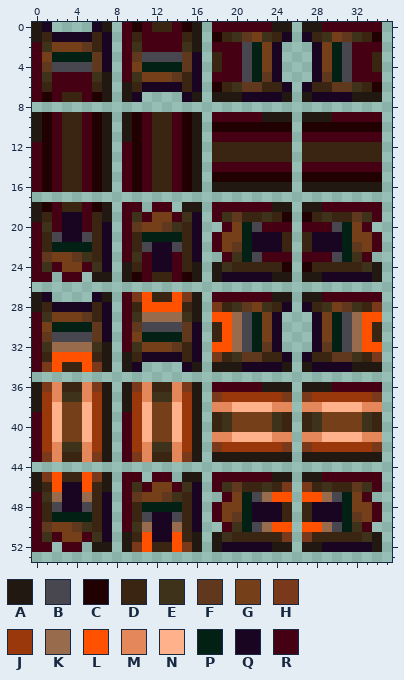
Pixel-art sprite -- Tiles/Ashen/Transistor.png. The picture above is the old version.
The file is 72x108 pixels, drawn in blocks of 2x2; one block is one cell here. The old version is drawn lined up with the new one.
Palette (. is transparent): A #211811  B #48464f  C #210002  D #3a2412  E #3f321a  F #60381e  G #753f1a  H #7a391a  J #9a380b  K #976b4b  L #ff5100  M #e4885c  N #ffb18c  P #032015  Q #190421  R #460013
Pixels before, first column x 0:
 0 AQ....QA.RCRDDRCA.RRRRRRAA.AARRRRRR
 1 ADQQQQDQ.RDRRRRDA.CDEFGEDQ.QDEGFEDC
 2 REGGGFDQ.RERRRREA.RRRBPGQ...QGPBRRR
 3 RGPPPPFQ.RFBBBBFQ.DRRBPGQ...QGPBRRD
 4 RFBBBBFQ.RGPPPPFQ.DRRBPGQ...QGPBRRD
 5 RERRRREA.REGGGFDQ.RRRBPFQ...QFPBRRR
 6 RDRRRRDA.ADQQQQDQ.CDEFFDDQ.QDDFFEDC
 7 RCRDDRCA.AQ....QA.AAAQQQQA.AQQQQAAA
 8 ...................................
 9 ACRDDRCA.ACRDDRCA.RRRRRAAA.AAARRRRR
10 ACRDDRCA.ACRDDRCA.CCCCCCCC.CCCCCCCC
11 ACRDDRCA.ACRDDRCA.RRRRRRRR.RRRRRRRR
12 RCRDDRCA.RCRDDRCA.DDDDDDDD.DDDDDDDD
13 RCRDDRCA.RCRDDRCA.DDDDDDDD.DDDDDDDD
14 RCRDDRCA.RCRDDRCA.RRRRRRRR.RRRRRRRR
15 RCRDDRCA.RCRDDRCA.CCCCCCCC.CCCCCCCC
16 RCRDDRCA.RCRDDRCA.AAAAAAAA.AAAAAAAA
17 ...................................
18 ACRDDRCA.RR.RR.AA.RRRRRRAA.AARRRRRR
19 ADRQQRDA.RERGGREQ.REFDDEDC.CDEDDFER
20 RERQQRDQ.RFGGFEDQ..RGPBRRR.RRRBPGR.
21 RDBQQBDQ.RDPPPPDQ.RGGPQQQD.DQQQPGGR
22 RDPPPPDQ.RDBQQBDQ.RGFPQQQD.DQQQPFGR
23 RFGGFEDQ.RERQQRDQ..REPBRRR.RRRBPER.
24 RERGGREQ.ADRQQRDA.AEDDDDDC.CDDDDDEA
25 RR.RR.AA.ACRDDRCA.AQQQQQAA.AAQQQQQA
26 ...................................
27 AQ....QA.RHLDDLHA.RRRRRRAA.AARRRRRR
28 ADQQQQDQ.RDLLLLDA.HDEFGEDQ.QDEGFEDH
29 REGGGFDQ.REKKKKEA.LLKBPGQ...QGPBKLL
30 RGPPPPFQ.RFBBBBFQ.DLKBPGQ...QGPBKLD
31 RFBBBBFQ.RGPPPPFQ.DLKBPGQ...QGPBKLD
32 REKKKKEA.REGGGFDQ.LLKBPFQ...QFPBKLL
33 RDLLLLDA.ADQQQQDQ.HDEFFDDQ.QDDFFEDH
34 RHLDDLHA.AQ....QA.AAAQQQQA.AQQQQAAA
35 ...................................
36 AHMDDMHA.AHMDDMHA.RRRRRAAA.AAARRRRR
37 AJMEEMJA.AJMEEMJA.HJJJJJJH.HJJJJJJH
38 AJNGGNJA.AJNGGNJA.MMNNNNMM.MMNNNNMM
39 RJNGGNJA.RJNGGNJA.DEGGGGED.DEGGGGED
40 RJNGGNJA.RJNGGNJA.DEGGGGED.DEGGGGED
41 RJNGGNJA.RJNGGNJA.MMNNNNMM.MMNNNNMM
42 RJMEEMJA.RJMEEMJA.HJJJJJJH.HJJJJJJH
43 RHMDDMHA.RHMDDMHA.AAAAAAAA.AAAAAAAA
44 ...................................
45 AHLDDLHA.RR.RR.AA.RRRRRRAA.AARRRRRR
46 ADLQQLDA.RERGGREQ.REFDDEDH.HDEDDFER
47 REKQQKDQ.RFGGFEDQ..RGPBKLL.LLKBPGR.
48 RDBQQBDQ.RDPPPPDQ.RGGPQQQD.DQQQPGGR
49 RDPPPPDQ.RDBQQBDQ.RGFPQQQD.DQQQPFGR
50 RFGGFEDQ.REKQQKDQ..REPBKLL.LLKBPER.
51 RERGGREQ.ADLQQLDA.AEDDDDDH.HDDDDDEA
52 RR.RR.AA.AHLDDLHA.AQQQQQAA.AAQQQQQA
After:
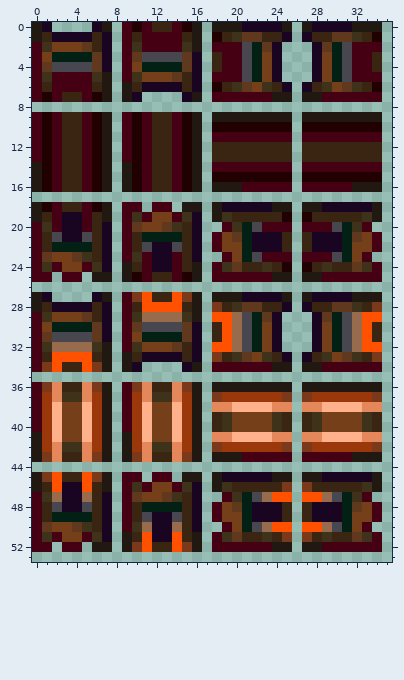
Commit message: I accidentally switched the ends
Difference:
drawings rearranged on the sheet (the old picture shows each at its new place)
Changed rows in their new state; - is an unchanged pixel.
first column x 0:
 0 ------------------AAAQQQQ---QQQQAAA
 1 ----------------------FD-----DF----
 2 -----------------------F-----F-----
 5 -----------------------G-----G-----
 6 ----------------------GE-----EG----
 7 ------------------RRRRRRA---ARRRRRR
 9 R--------R--------AAAAA-------AAAAA
10 R--------R-------------------------
11 R--------R-------------------------
14 A--------A-------------------------
15 A--------A-------------------------
16 A--------A-----------RRRRR-RRRRR---
18 ------------------AQQQQQ-----QQQQQA
19 ------------------A-D--D-----D--D-A
20 --------------------E-----------E--
21 --------------------F-----------F--
22 --------------------G-----------G--
23 --------------------G-----------G--
24 ------------------R-F--E-----E--F-R
25 ------------------RRRRRR-----RRRRRR
27 ------------------AAAQQQQ---QQQQAAA
28 ----------------------FD-----DF----
29 -----------------------F-----F-----
32 -----------------------G-----G-----
33 ----------------------GE-----EG----
34 ------------------RRRRRRA---ARRRRRR
36 R--------R--------AAAAA-------AAAAA
37 R--------R-------------------------
38 R--------R-------------------------
41 A--------A-------------------------
42 A--------A-------------------------
43 A--------A-----------RRRRR-RRRRR---
45 ------------------AQQQQQ-----QQQQQA
46 ------------------A-D--D-----D--D-A
47 --------------------E-----------E--
48 --------------------F-----------F--
49 --------------------G-----------G--
50 --------------------G-----------G--
51 ------------------R-F--E-----E--F-R
52 ------------------RRRRRR-----RRRRRR
Where, in picture pixels (left, top, right, bottom), the same in both pictures:
changed: (212, 22, 382, 122)
changed: (32, 112, 42, 192)
changed: (122, 112, 132, 192)
changed: (212, 182, 382, 392)
changed: (32, 382, 42, 462)
changed: (122, 382, 132, 462)
changed: (212, 452, 382, 552)
